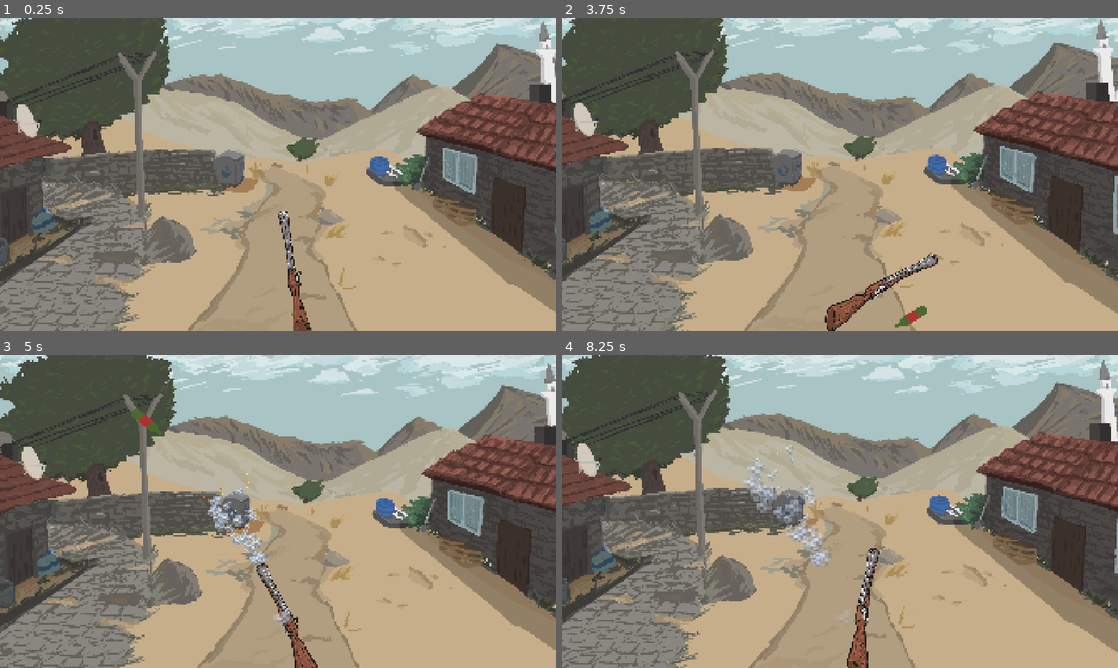
Above: before the commit, frames 1-4 (two rows, left to right).
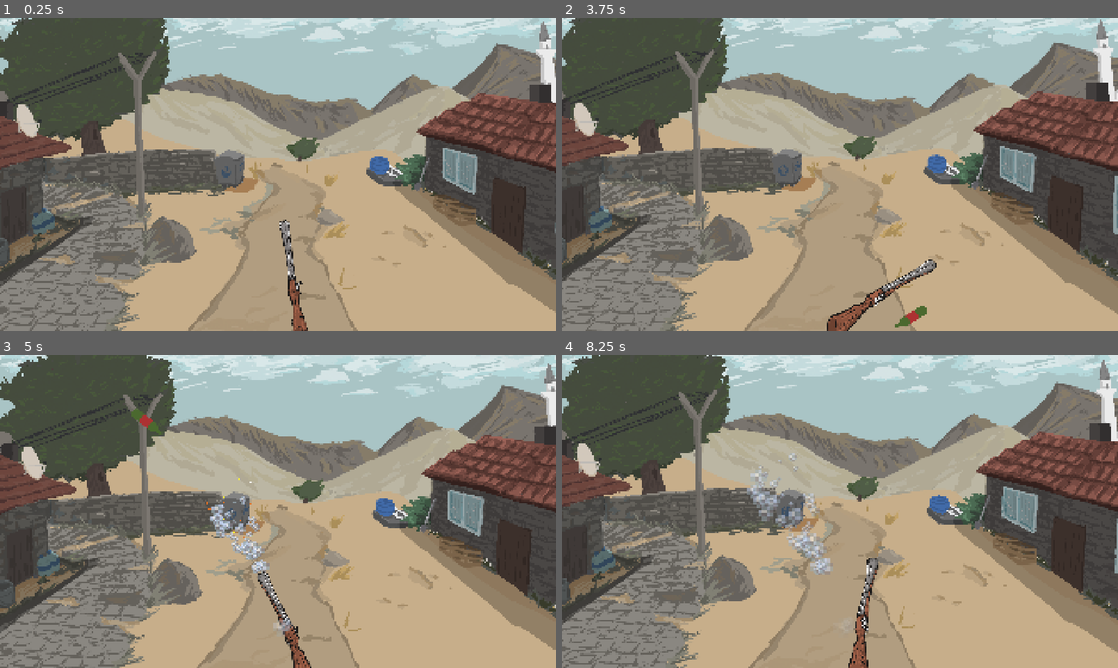
Above: after the commit, the same moments.

Repository: MisterNimbus/GrandmaReloads
Game: Godot game, scene res://scenes/main.tscn
Same seed, same stepped clock (60 frames per second), same inputs: the game is played once before the commit and once after it. The engine's default icon, where the game draws it, is replaced by a stand-in: a white triangle on a blue panel in a dark square.
Inputs (mouse positions are in pixels of both pictures, inside the frame that each line leads up to):
- Up to frame 1 (0.25 s): no input
- Up to frame 2 (3.75 s): tap Enter at 0.5 s; move the mouse to (962, 158) at 0.52 s; hold Up (ui_up) 0.53-1.25 s; tap E (next_weapon) at 0.6 s; click (962, 158) at 0.67 s; drag from (728, 190) to (812, 237) at 1.27 s; move the mouse to (895, 105) at 2.02 s; press the mouse at (895, 105) at 2.03 s; hold Up (ui_up) 2.03-2.75 s; release the mouse at (895, 105) at 2.75 s; drag from (812, 237) to (673, 127) at 2.77 s; move the mouse to (1006, 221) at 3.52 s; hold Down (ui_down) from 3.53 s (still down); tap Q (prev_weapon) at 3.6 s
- Up to frame 3 (5 s): release Down (ui_down) at 4.25 s; drag from (111, 464) to (194, 433) at 4.27 s
- Up to frame 4 (8.25 s): move the mouse to (867, 511) at 5.02 s; hold Down (ui_down) 5.03-5.75 s; tap E (next_weapon) at 5.1 s; click (867, 511) at 5.17 s; drag from (756, 433) to (728, 527) at 5.77 s; move the mouse to (962, 495) at 6.52 s; press the mouse at (962, 495) at 6.53 s; hold Up (ui_up) 6.53-7.25 s; release the mouse at (962, 495) at 7.25 s; drag from (728, 527) to (812, 574) at 7.27 s; move the mouse to (895, 442) at 8.02 s; hold Down (ui_down) from 8.03 s (still down); tap Q (prev_weapon) at 8.1 s

The runs differ from the first frame. In frame 1, 0.6% of the frame differs, in the area x 50-56%, y 61-100%; in frame 2, 1.3%; in frame 3, 1.9%; in frame 4, 2.3%, in the area x 32-58%, y 28-100%.

Commit message:
WeaponManager Position Adjustment, muzzleloader capacity back to 1.

Diff:
--- a/scenes/main.tscn
+++ b/scenes/main.tscn
@@ -30,11 +30,10 @@
 [node name="TargetManager" parent="." unique_id=1780119017 instance=ExtResource("2_a8y0u")]
 
 [node name="WeaponManager" parent="." unique_id=211571345 node_paths=PackedStringArray("weapons") instance=ExtResource("2_0wfyh")]
-position = Vector2(1024, 970)
+position = Vector2(1024, 1002)
 weapons = [NodePath("MuzzleLoader"), NodePath("Shotgun"), NodePath("Revolver")]
 
 [node name="MuzzleLoader" parent="WeaponManager" unique_id=1011224488 instance=ExtResource("5_trceg")]
-max_ammo = 27
 ignition_delay = 0.35
 recoil_distance = 30.0
 max_recoil_distance = 35.0
